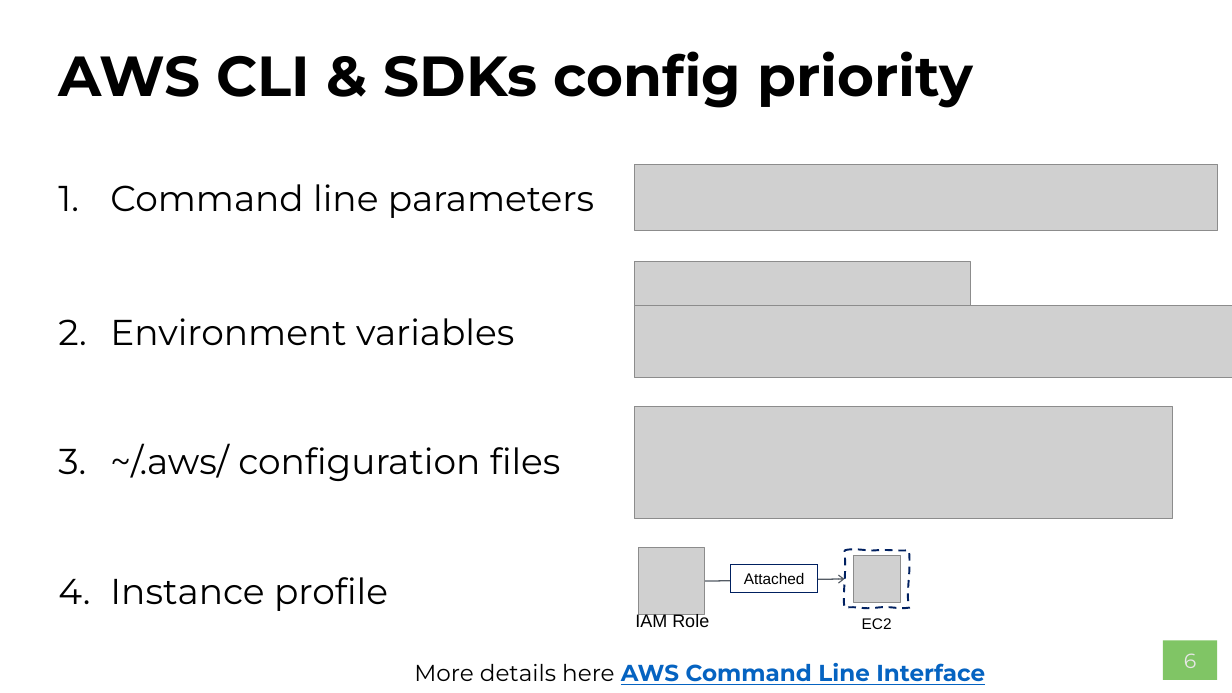
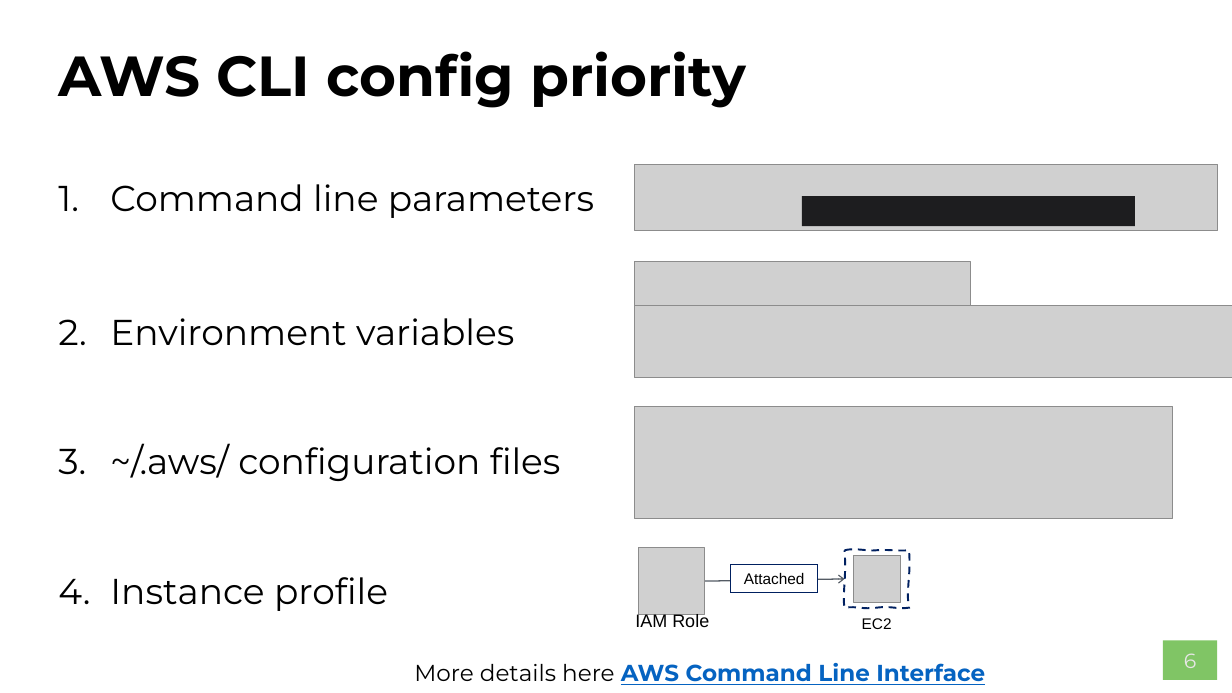
Before and after one commit to AWS-Competence-Group/sessions, a slide deck: slide 6 of 04-aws-cli/04-aws-cli.pptx. Drawn at 1232x693 pixels with LibreOffice and Linux fonts; fonts in the diff are those of the drawing; grey boxes stand for pictures; background and template pictures are left out. Boxes give left, top, right and bottom in pixels: in the first picture for what was removed or moved away, otherwise in the second. Text is boxed around its words. In the diff, an @@ line names an element or a change of style, - is before the commit and + after.

Commit message:
Presentation updates

```diff
--- a/04-aws-cli/04-aws-cli.pptx
+++ b/04-aws-cli/04-aws-cli.pptx
@@ title at bbox=[58, 51, 746, 108]: text changed @@
-AWS CLI & SDKs config priority
+AWS CLI config priority
@@ rectangle added at bbox=[802, 196, 1135, 226], fill #1D1D1F @@
```
Also in this commit, not shown: 1 other slide changed.
